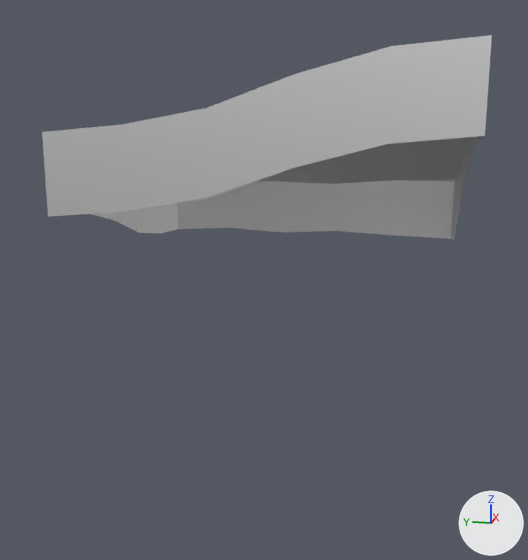
The FBX model ZombieSurvival/Assets/polyperfect/Low Poly Ultimate Pack/T/- Meshes_T/Terrains_T/Worlds_T/SteepSlopeOne.fbx: old version first, new version second.
Rendered twice from a 50 mm camera at (-63.5, -10.6, 2.2) aimed at (-0.1, 2.1, -13.7). Lighting does not change. The marker at lower right points along +X, +Y and +Z. Where no turn or scale is listed for an object, it has been applied to the vertices.

The first picture shows 'steepSlope1'.
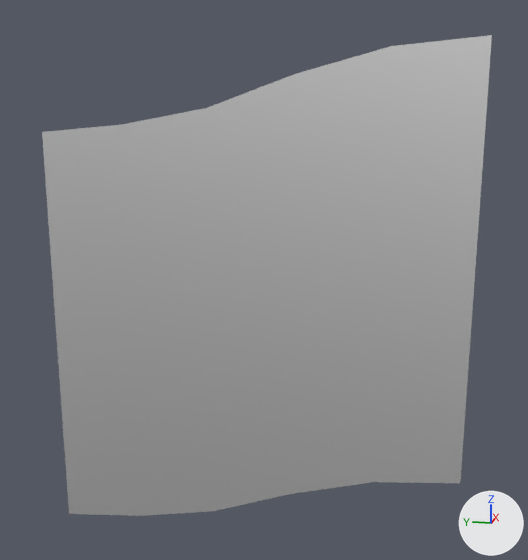
Pixel boxes [x1, y1, x2, y2] of what changed, in the pictures (528 x 560 px; the box of a moved part takes in the faces that stretch with it):
'steepSlope1', reshaped (134% taller)
    before: [42, 35, 492, 240]
    after: [42, 35, 492, 516]
part 1 of me_terrain_world_hill2_003, moved or reshaped
    before: [48, 133, 485, 240]
    after: [48, 133, 485, 516]

Edits to the bpy script that builds the scene:
```text
Change me_terrain_world_hill2_003:
    where me_terrain_world_hill2_003.from_pydata(...)  # 76 vertices, 90 faces; spans x -15.0..15.0, y -15.0..15.0, z -12.0..6.0
    used by ob_steepslope1; location = (0.0, 0.0, 0.0)
    before: 56 (15.0, -3.0, -11.6) at pixel (337, 231), 57 (15.0, 3.0, -12.0) at pixel (282, 232), 58 (15.0, -15.0, -12.0) at pixel (450, 238), 59 (-15.0, 15.0, -6.0) at pixel (48, 216), 60 (-15.0, -9.0, -0.6) at pixel (387, 144)
    before: 61 (-15.0, -3.0, -2.2) at pixel (294, 167), 62 (-15.0, 3.0, -4.3) at pixel (207, 197), 63 (-15.0, 9.0, -5.4) at pixel (126, 211), 64 (-9.0, 15.0, -6.6), 65 (-3.0, 15.0, -8.2) at pixel (114, 220)
    before: 66 (3.0, 15.0, -10.3) at pixel (139, 232), 67 (9.0, 15.0, -11.4) at pixel (160, 233), 68 (-15.0, -15.0, 0.0) at pixel (484, 136), 69 (9.0, -15.0, -11.1) at pixel (454, 240), 70 (3.0, -15.0, -6.2) at pixel (461, 198)
    before: 71 (-3.0, -15.0, -2.9) at pixel (468, 166), 72 (-9.0, -15.0, -0.6) at pixel (476, 140), 73 (15.0, 15.0, -12.0) at pixel (178, 229), 74 (15.0, -9.0, -11.9) at pixel (393, 235), 75 (15.0, 9.0, -11.6) at pixel (229, 227)
    me_terrain_world_hill2_003 part 1
    add for i in [*range(56, 76)]: me_terrain_world_hill2_003.vertices[i].co += Vector((0.0, 0.0, -24.0))
```
